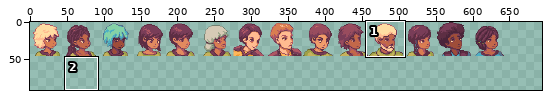
Sprite sheet -- solidarity/images/solidarity_char_portraits.png. The picture above shows the old version from afar; the outline marks the close-up.
Close-up. Earlier state:
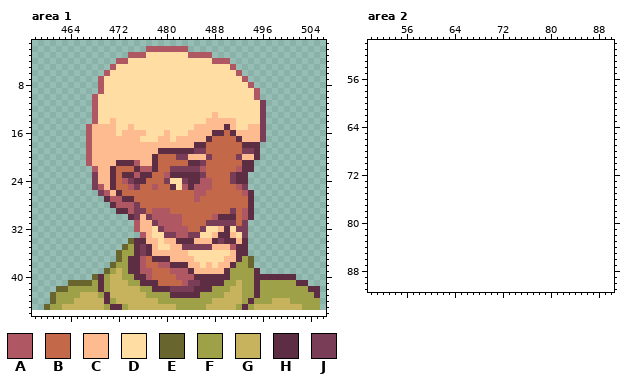
The file is 644x46 pixels. Shown: area 1: x 458..506, y 1..46; area 2: x 50..90, y 50..91. The old version is drawn lined up with the new one, on the new canvas. The wide view leaves out empty margins. The commit also changed other parts of the picture, which this record leaves out.
Palette (. is transparent): A #af5763  B #c36849  C #ffbb90  D #ffdda3  E #69652e  F #9ea148  G #c7b25d  H #5d2e43  J #793d58
Pixels before, area 1, first column x 460:
 2 .................AAAAAAA......................
 3 ..............AAADDDDDDDAAAA..................
 4 ............AADDDDDDDDDDDDDDAAA...............
 5 ...........ADDDDDDDDDDDDDDDDDDDA..............
 6 ..........ADDDDDDDDDDDDDDDDDDDDDA.............
 7 .........ADDDDDDDDDDDDDDDDDDDDDDDA............
 8 .........ADDDDDDDDDDDDDDDDDDDDDDDDA...........
 9 .........ADDDDDDDDDDDDDDDDDDDDDDDDDA..........
10 ........ADDDDDDDDDDDDDDDDDDDDDDDDDDA..........
11 ........ADDDDDDDDDDDDDDDDDDDDDDDDDDDJ.........
12 ........ADDDDDDDDDDDDDDDDDDDDDDDDDDDJ.........
13 ........ADDDDDDDDDDDDDDDDDDDCDDDDDDDJ.........
14 ........ADDCDDDDDDDDDDDDDDDCCCCCDDDDJ.........
15 .......ACCCCDDCDDDDDDDDDDCCCCCHCDDCCJ.........
16 .......ACCCCDCCCCDDDCDDDCCCCHHBHCCCCJ.........
17 .......ACCCCCCCCDDDCCDCCCCCHBBBBHCCCJ.........
18 .......ACCCCCCCCCCCCCCCCCHHBBBBBBHHH..........
19 .......ACCCCCCCCCCCHHHHHHJJBBBBBBJJH..........
20 .......ACCCCCCCCCCHBBBJJCCCJBBBBJCCH..........
21 .......ACCCCHHHACCHBBBBBHHJBBBBBBHH...........
22 ........ACCHBBBHAAHBBJJJJJABBBBBAHH...........
23 ........JCCHBHHAHHBBAHHHHHJBBBBJHH............
24 ........JCCHBAJHHBBBJDDJHHAABBBJHH............
25 ........JACHBBAJBBABBHDAHAAABBBBAJ............
26 .........JACHBBBBBBBBBBBBAABBBBBBAH...........
27 ..........HAAHHBBBBBBBBBBABBBBBBBBH...........
28 ...........HAAAJBBBBBBBBBBBBBBBBBBH...........
29 ............HHAJJBAAABBBBBBBBBBJBAH...........
30 ..............HJCJAAAAABBBBBAHHHBAH...........
31 ...............ACCJAAAABBBBJJJJJBJ............
32 ...............ACCDJAAAABBJDDCHDJJ............
33 ................ACDDJJAAJJDDCHHCDJ............
34 ..............EHHCCDCCHHHCCCHJHHCH............
35 .............EFHJHCDDCCJJJJJCCCAHH............
36 ............EFFHJHCCCCCCDDDDDDDCHH............
37 ............EFHHABHHHCCCCDDDDDCCHFE...........
38 ...........EFFHHABBAAHHHCCDCDCCHFFE...........
39 ..........EFGFHHAABBBAAAHCCCCCHFFFFH..........
40 ........EHFGGFFHHABBBBAAAHHHHHHFFFFHHHHHHH....
41 ....EEEEFHFGGGFFHHHBBBBAJJHHHHFFGFFHFFFFFFHH..
42 ..EEFFFFFHFGGGGGFFHHHJJJJHHHFFFGGFFHFFFFFFFFHH
43 .EFFFFGGGFHGGGGGGFFFFHHHHHFFFFGGGFFHFFFFFFFFFH
44 .EFFFGGGGGHFGGGGGGGFFFFFFFFFGGGGGFHFFFGGGFFFFF
45 EFFGGGGGGGFHHFGGGGGGGGFFFFFGGGGGFHFGGGGGGGGFFF
The result:
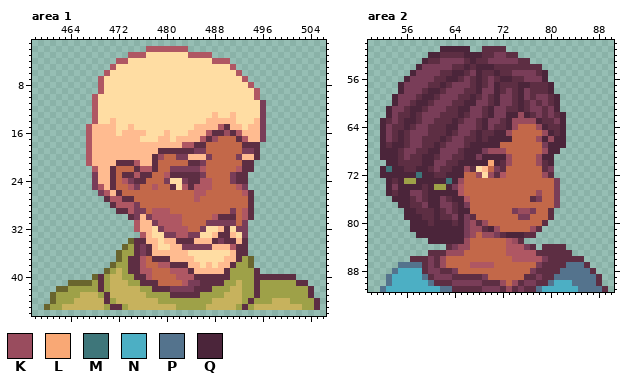
Colours new in this view: K #994c5e  L #f9a875  M #3e767a  N #4cafc4  P #54738d  Q #4b253a
Edits made:
canvas 644x46 -> 736x92
Changed rows in their new state; - is an unchanged pixel.
Area 1:
first column x 479:
13 ------------C----
14 ----------------C
15 ----------A--C---
16 --------A--K-A---
17 -------A-K----A--
18 ----AA-----------
20 K----------------
first column x 504:
42 -.
43 H.
44 -H
45 -H
Area 2:
first column x 52:
51 ----------QQQQQ--HHHH-----------------
52 --------QQHHHHQQQHHJJHH---------------
53 -------QHHJJJJHQHHJJJJJHH-------------
54 ------QJJJJJHHQHQQQHHHHHHHH-----------
55 -----QJJJJHHQQHJQHHQHHJJJJHQ----------
56 ----QJJJJHHQQHJHQHJHQQHHJJJQ----------
57 ---QJJJJHHQHJJJHQHJQHHHQQHHHQ---------
58 ---QJJJHQQHJJJHHQJJQHJHQJHHHQ---------
59 --QJJJHQQHJJJHHQHJHQJJHQJHJJHQ--------
60 --QJJHQQHJJJHHQQJJHQJJHQHJHJHQ--------
61 -QJJHQQHJJJHHQQJJHQJJHHQHJJHJQ--------
62 -QJHHQHJJJHHHQHJJHQJJQQKQHJHJHQ-------
63 QHJHQQHJJHHHQHJJHQJJHQKKKKQHHJQ-------
64 QJHHQHJJHHHQQJJJHQJHHQKBBBKQHHQ-------
65 QJHQHJJJHHHQHJJHQHHQQKBBBBBKQHQ-------
66 QJHQHJJHHHQHJJHHQHQQQQBBBBKQKQQ-------
67 QHQQHJJHHQHJJJHQQQQQBBBBBBBJQQQ-------
68 QQQHJJHHQQJJJHQQQJKKKBBBBBBKQQ--------
69 QQQHJHHQQHJJHHQQJQQQQKBBBBKQQ---------
70 -QQHHHHQQJJHHQQQQQLQHKBBBBKHQ---------
71 QMQQHHQQHJHHQQKHDCBJHBBBBBBHJ---------
72 QQQQQQMQQHHQQQBBKDKHABBBBBBKH---------
73 -QHQFFQQQQQMQKBBBBBBBBBBBBBBBJ--------
74 -QJQQQQHQFFQJABBBBBBBBBBBBBBBJ--------
75 -QHQQJJHQQQQQABBBBBBBBBBBBKBBJ--------
76 --QQQHJHQQJHQQABBBBBBBBBBHJBBJ--------
77 ---QQHHJQQJJHQJBBBBBBBBBBBBBBJ--------
78 ----QQHHHQHJHQQBBBBBBBJKKJBBH---------
79 ----QQQHHQHHJQJHBBBBBBBJJBBBH---------
80 -----QQQHQQQHQJKHKBBBBBBBBBH----------
81 -----QQQQQQQQQJKKHQKBBBBBKH-----------
82 ------QQQQQQQQJKBKKJHQQQHH------------
83 --------QQQQQQKBBBBBBAKH--------------
84 -----------HJKKBBBBBBAAAJH-HHHH-------
85 --------HHHKKKBBBBBBBAAAAAHHHHHH------
86 -----HHHJHKBBBBBBBBBBBAAAAAJHHHHHH----
87 ---PPPPHJHKBBBBAAAABBBBBBBJHHHHPPPH---
88 --PNNNNHJJHHJBBBBBBBBBBBBJHHHHPPPPPH--
89 -PNNNNNPHJJJHHHHHJBBBBBBHHJHHPPPPPPPH-
90 -PNNNNNNPHHHJJJJJHHHKBKHJJHHPNNNPPPPH-
91 PNNNNNNNNNPPHHHHHJJJHKHJHHPNNNNNNPPPPH
Boxes around the changes in both close-ups, in picture pixels (x1, y1, x2, y2):
changed: (158, 112, 260, 160)
changed: (308, 286, 320, 310)
added: (380, 46, 608, 292)
